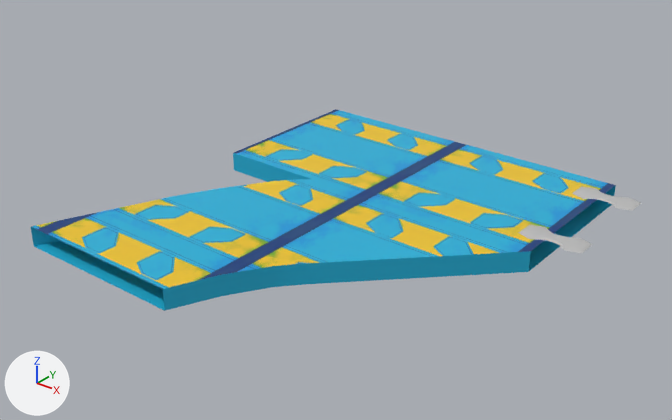
Before and after pictures for a commit that changed the FBX model Assets/Art/Track/pre vis/PV_Fork.fbx.
One viewpoint serves both versions: a 50 mm lens placed at (53.7, -100.2, 52.2), pointed at (-12.8, -17.0, 0.6). The lights are fixed; the arrows at lower left show +X, +Y and +Z. Where no turn or scale is listed for an object, it has been applied to the vertices.

In view in the first picture: 'FORK', 'polySurface15'.
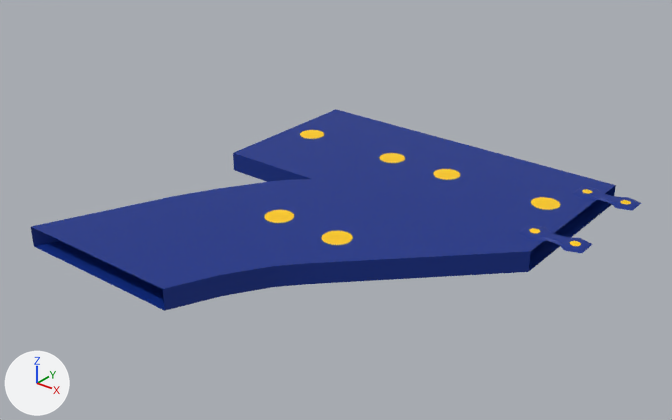
Location of each change, [x1, y1, x2, y2] in pixels of the pictures (672 x 420 px):
'FORK', recoloured (cyan to blue)
    both: [31, 109, 616, 311]
'polySurface15', recoloured (grey to blue)
    both: [519, 186, 641, 253]

The change, as a diff of the scene's bpy script:
```diff
--- a/Assets/Art/Track/pre vis/PV_Fork.fbx.py
+++ b/Assets/Art/Track/pre vis/PV_Fork.fbx.py
@@ img_clips_lambert85_basemap_png @@
+img_clips_lambert85_basemap_png = load_image('clips_lambert85_BaseMap.png', '../../Materials/Track materials/clips_lambert85_BaseMap.png', 512, 512, 'sRGB')
@@ mat_lambert126 @@
+mat_lambert126 = principled_material('lambert126')
+mat_lambert126.texture = img_clips_lambert85_basemap_png
@@ me_mesh @@
 me_mesh.from_pydata(...)  # 82 vertices, 72 faces; spans x -38.8..11.8, y -44.3..11.9, z -1.9..0.9
-me_mesh.materials.append(mat_lambert84)  # picture img_track_low_lambert1_basemap_png
+me_mesh.materials.append(mat_lambert126)  # picture img_clips_lambert85_basemap_png
@@ me_mesh_001 @@
 me_mesh_001.from_pydata(...)  # 80 vertices, 58 faces; spans x 8.4..16.7, y -9.3..9.3, z 0.9..1.1
-me_mesh_001.materials.append(mat_lambert89)  # grey #bcbcbc
+me_mesh_001.materials.append(mat_lambert126)  # picture img_clips_lambert85_basemap_png
```
